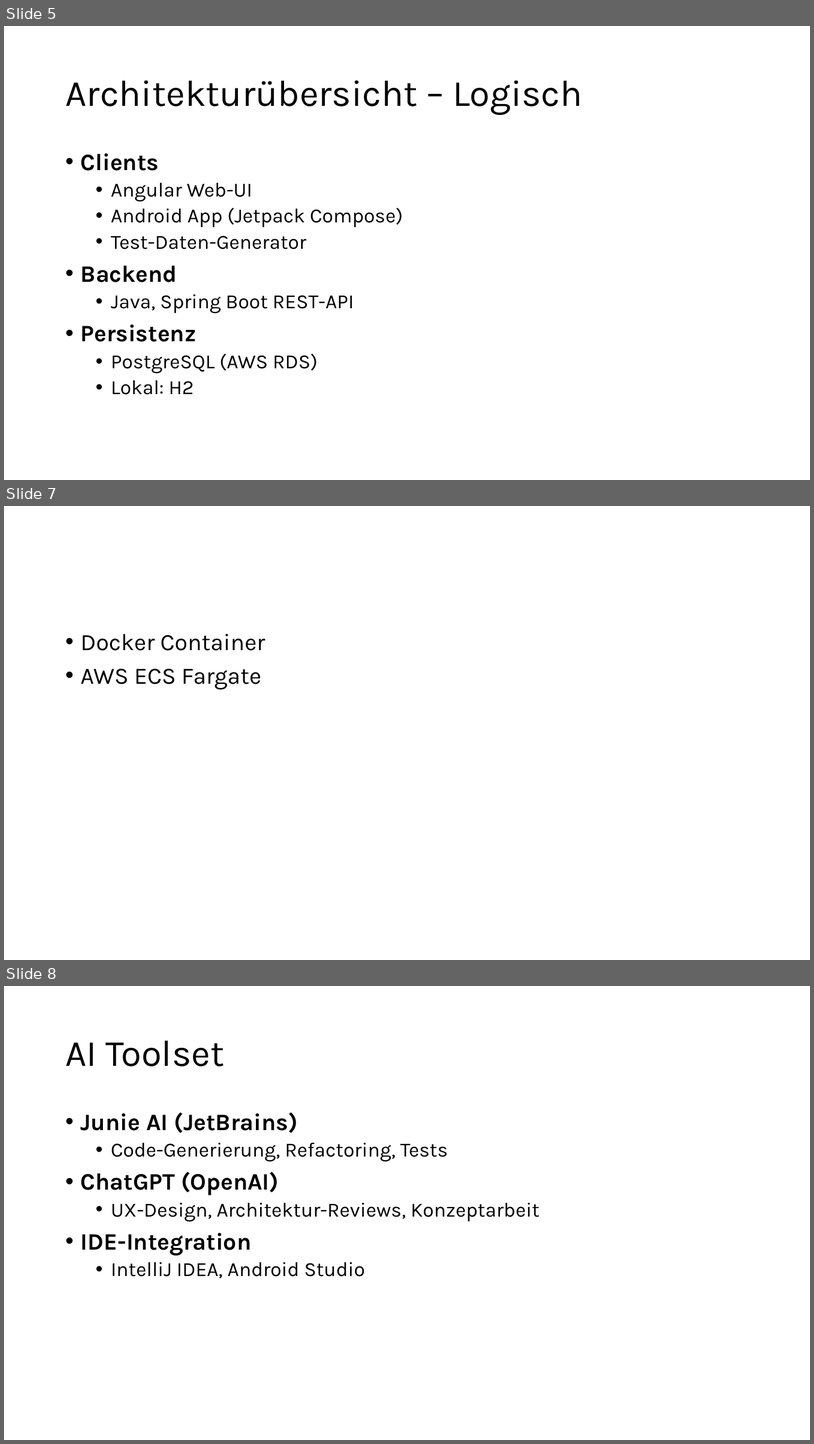
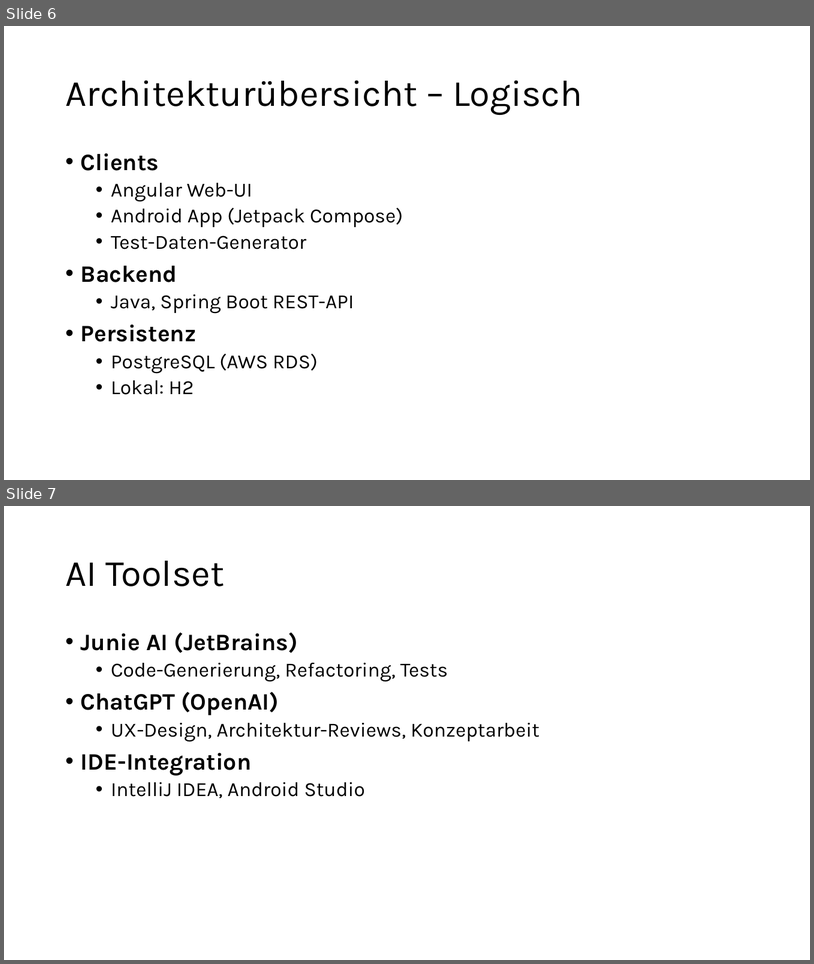
Before and after one commit to JuergGood/angularai, a slide deck: doc/ai/presentation/generated/SoftwareDevelopmentWithAI.pptx. Shown one above the other, each under a label of ours: slides 5, 7 and 8 before the commit, slides 6 and 7 after it; the slides between them are not shown. The pictures are 814x1444 and 814x964 pixels, drawn with LibreOffice and Linux fonts; fonts in the diff are those of the drawing. Boxes give left, top, right and bottom in pixels: in the first picture for what was removed or moved away, otherwise in the second. Text is boxed around its words. In the diff, an @@ line names an element or a change of style, - is before the commit and + after.

```diff
--- a/doc/ai/presentation/generated/SoftwareDevelopmentWithAI.pptx
+++ b/doc/ai/presentation/generated/SoftwareDevelopmentWithAI.pptx
@@ slide 7 removed at box(4, 506, 810, 960), background #FFFFFF @@
@@ text removed at box(81, 634, 266, 690) @@
-• Docker Container
-• AWS ECS Fargate
@@ what was slide 5 is now slide 6 @@
@@ what was slide 8 is now slide 7 @@
```
Also in this commit, not shown: 3 slides changed, 2 slides added, 2 other slides removed, 15 other files.
